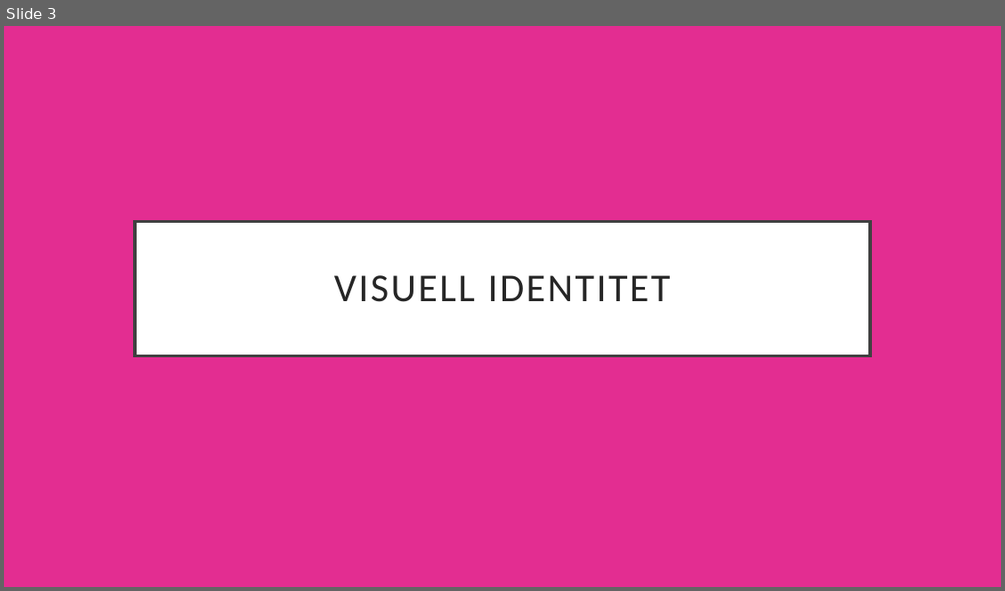
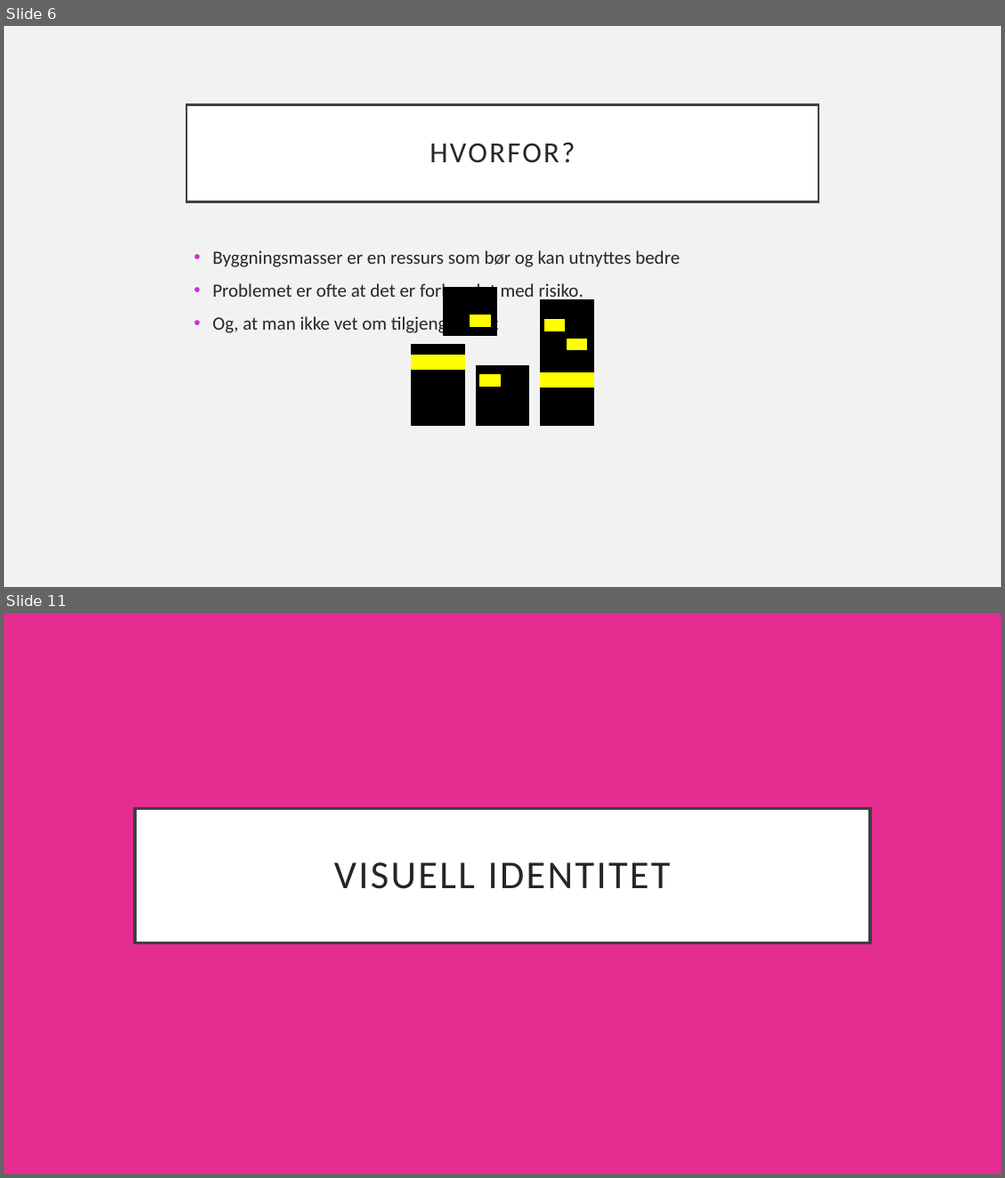
Before and after one commit to knowit/fant, a slide deck: doc/konsept/Fant-.pptx. Shown one above the other, each under a label of ours: slide 3 before the commit, slides 6 and 11 after it; the slides between them are not shown. The pictures are 1005x591 and 1005x1178 pixels, drawn with LibreOffice and Linux fonts; fonts in the diff are those of the drawing. Boxes give left, top, right and bottom in pixels: in the first picture for what was removed or moved away, otherwise in the second. Text is boxed around its words. In the diff, an @@ line names an element or a change of style, - is before the commit and + after.

```diff
--- a/doc/konsept/Fant-.pptx
+++ b/doc/konsept/Fant-.pptx
@@ slide 6 added at [4, 26, 1001, 587], background #F2F2F2 @@
@@ title added at [186, 104, 818, 201], fill #FFFFFF, outline #404040 2.5 pt, 28 pt, text #262626 @@
+HVORFOR?
@@ text added at [212, 250, 680, 335], 18 pt, text #262626 @@
+• Byggningsmasser er en ressurs som bør og kan utnyttes bedre
+• Problemet er ofte at det er forbundet med risiko.
+• Og, at man ikke vet om tilgjengelighet
@@ group added at [412, 288, 594, 426]: 10 rectangles @@
@@ what was slide 3 is now slide 11 @@
```
Also in this commit, not shown: 2 slides changed, 7 other slides added.
